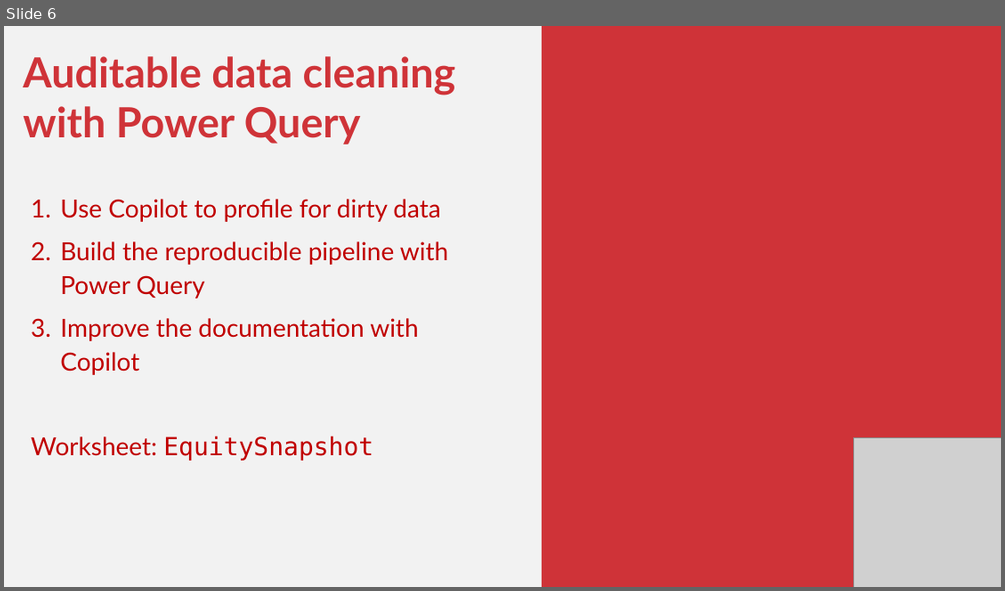
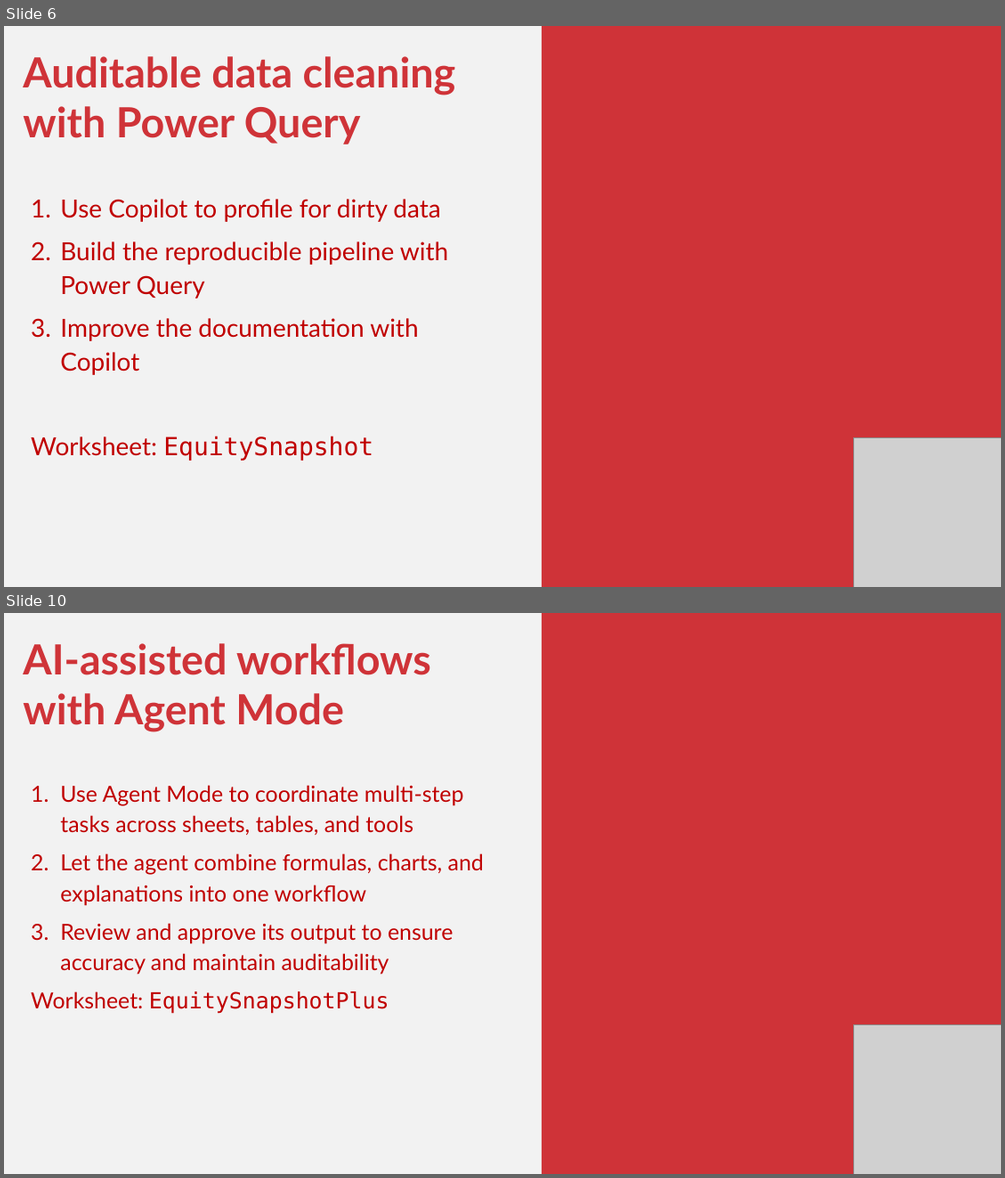
Before and after one commit to stringfestdata/ai-excel-financial-modelers-fmi, a slide deck: ai-financial-modeling-fmi.pptx. Shown one above the other, each under a label of ours: slide 6 before the commit, slides 6 and 10 after it; the slides between them are not shown. The pictures are 1005x591 and 1005x1178 pixels, drawn with LibreOffice and Linux fonts; fonts in the diff are those of the drawing; grey boxes stand for pictures. Boxes give left, top, right and bottom in pixels: in the first picture for what was removed or moved away, otherwise in the second. Text is boxed around its words. In the diff, an @@ line names an element or a change of style, - is before the commit and + after.

```diff
--- a/ai-financial-modeling-fmi.pptx
+++ b/ai-financial-modeling-fmi.pptx
@@ slide 10 added at box(4, 613, 1001, 1174), background #F2F2F2 @@
@@ rectangle added at box(542, 613, 1001, 1174), fill #CF3338 @@
@@ text added at box(23, 643, 484, 1013), 32 pt, text #C00000 @@
+AI-assisted workflows with Agent Mode
+1. Use Agent Mode to coordinate multi-step tasks across sheets, tables, and tools
+2. Let the agent combine formulas, charts, and explanations into one workflow
+3. Review and approve its output to ensure accuracy and maintain auditability
+Worksheet: EquitySnapshotPlus
@@ picture added at box(853, 1024, 1001, 1174) @@
```
Also in this commit, not shown: 4 other slides added, 2 slides removed, 5 other files.
